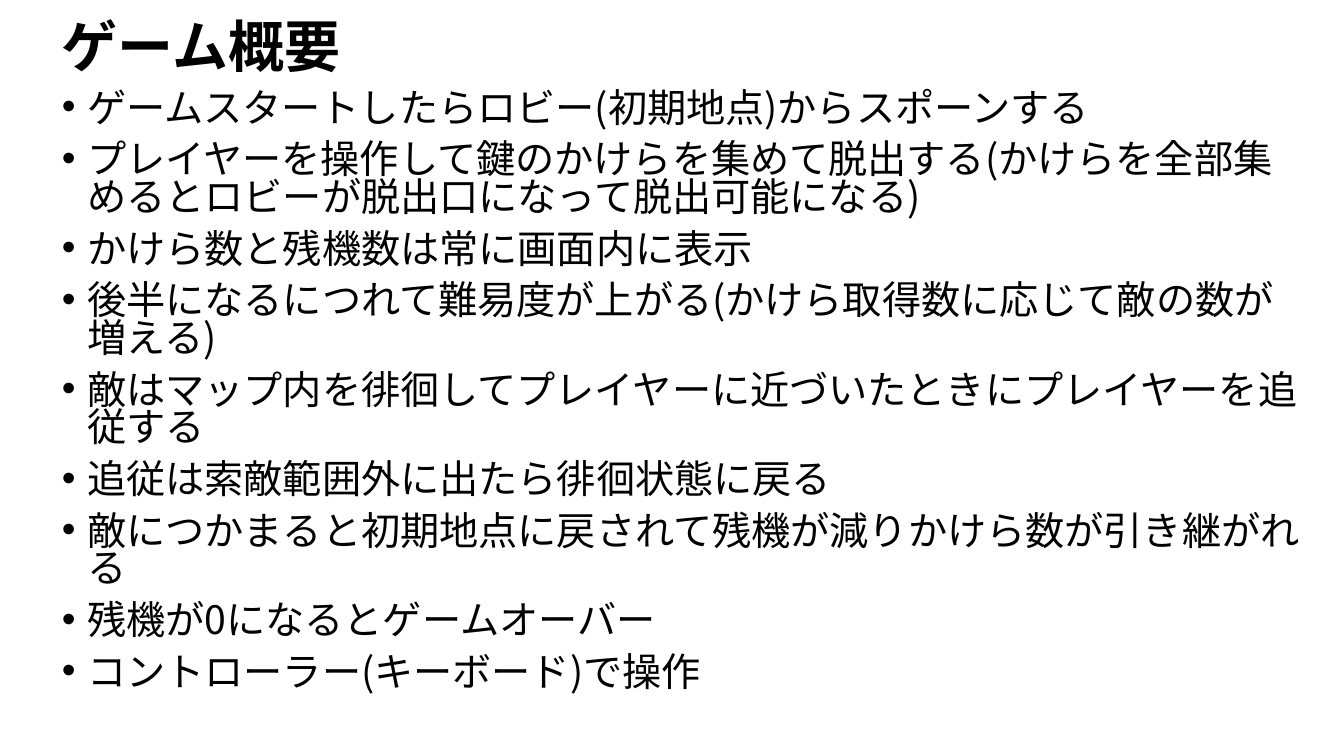
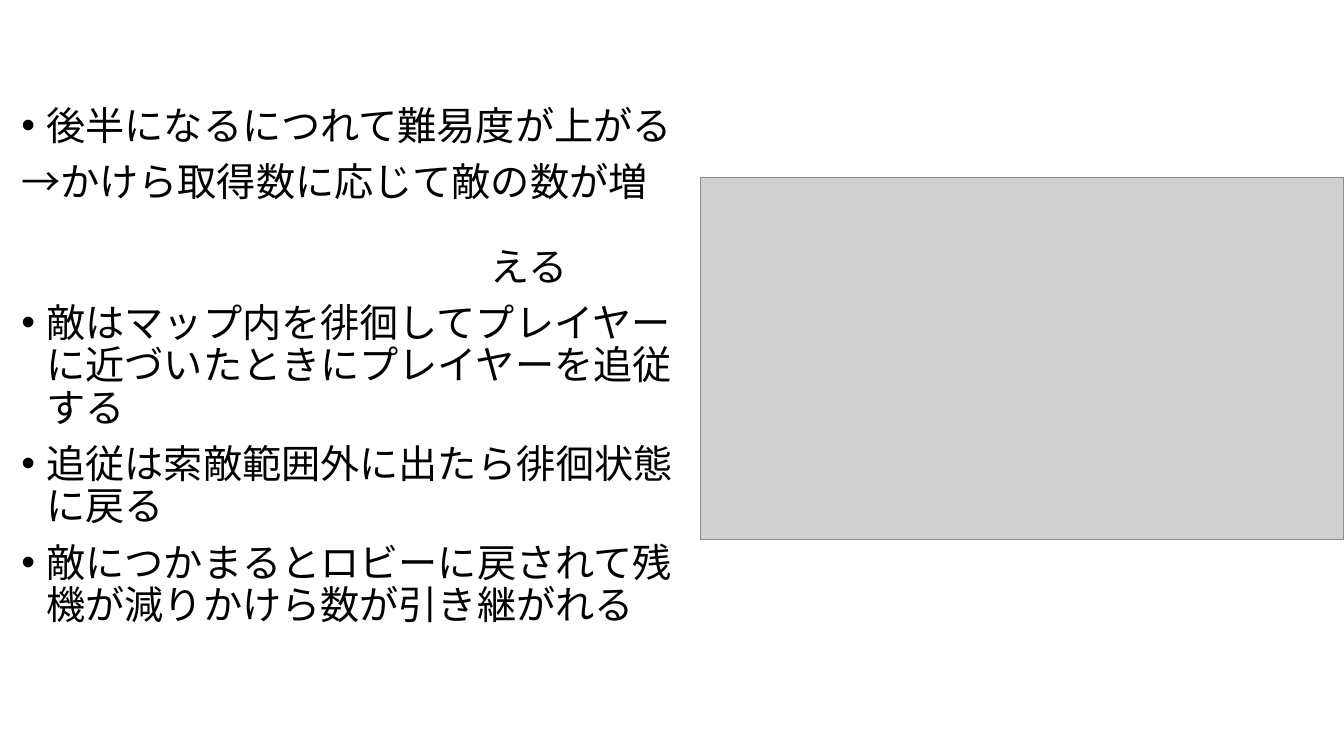
Before and after one commit to FunasakoYuga/GlassesGame, a slide deck: slide 5 of SewerEscape企画書.pptx (slide 4 before the commit). Drawn at 1344x756 pixels with LibreOffice and Linux fonts; fonts in the diff are those of the drawing; grey boxes stand for pictures. Boxes give left, top, right and bottom in pixels: in the first picture for what was removed or moved away, otherwise in the second. Text is boxed around its words. In the diff, an @@ line names an element or a change of style, - is before the commit and + after.

```diff
--- a/SewerEscape企画書.pptx
+++ b/SewerEscape企画書.pptx
@@ text "後半になるにつれて難易度が上がる" moved from (x1=62, y1=19, x2=1299, y2=694) to (x1=21, y1=107, x2=672, y2=622) @@
@@ text "後半になるにつれて難易度が上がる" at (x1=21, y1=107, x2=672, y2=622): vertical alignment top to middle @@
@@ text at (x1=21, y1=107, x2=671, y2=283): text changed @@
-ゲーム概要
-• ゲームスタートしたらロビー(初期地点)からスポーンする
-• プレイヤーを操作して鍵のかけらを集めて脱出する(かけらを全部集めるとロビーが脱出口になって脱出可能になる)
-• かけら数と残機数は常に画面内に表示
-• 後半になるにつれて難易度が上がる(かけら取得数に応じて敵の数が増える)
+• 後半になるにつれて難易度が上がる
+→かけら取得数に応じて敵の数が増 える
@@ picture added at (x1=701, y1=178, x2=1344, y2=540) @@
@@ text at (x1=46, y1=304, x2=672, y2=523): line spacing 0.8 to 0.9 @@
@@ text at (x1=46, y1=543, x2=671, y2=622): text changed @@
-• 敵につかまると初期地点に戻されて残機が減りかけら数が引き継がれる
-• 残機が0になるとゲームオーバー
-• コントローラー(キーボード)で操作
+• 敵につかまるとロビーに戻されて残機が減りかけら数が引き継がれる
```
Also in this commit, not shown: 1 other slide changed, 1 slide added.
